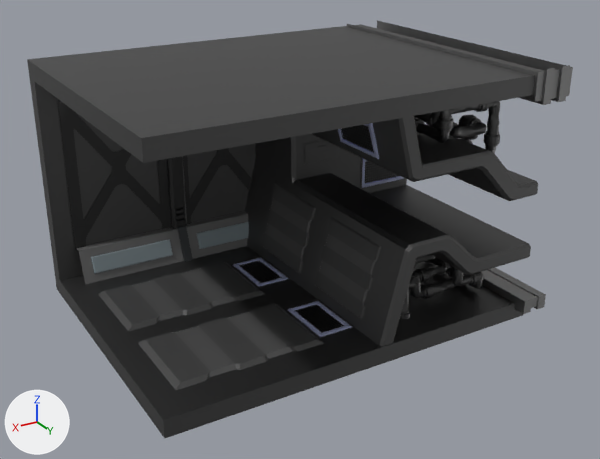
What one commit did to the FBX model Assets/Models/Models/Hallway_Segment_008.fbx.
Both versions are drawn from a camera (50 mm lens) standing at (21.6, 37.4, 22.3) and looking at (-0.5, 0.6, 3.9). The lights are fixed; the arrows at lower left show +X, +Y and +Z. Objects named as collision shapes, trigger or cutter boxes, shadow casters or lower levels of detail are left out. Where no turn or scale is listed for an object, it has been applied to the vertices.

In view in the first picture: 'Edge.002', 'Greable.002', 'Hallway Base.002', 'Panel.002', 'Panel.003', 'Transition.002', 'Tube Base', 'Tubes.009', 'Tubes.010', 'Tubes.011', 'Tubes.012', 'Vent.006', 'Vent.007', 'Vent.009', 'Vent.011', 'Wall Storage'.
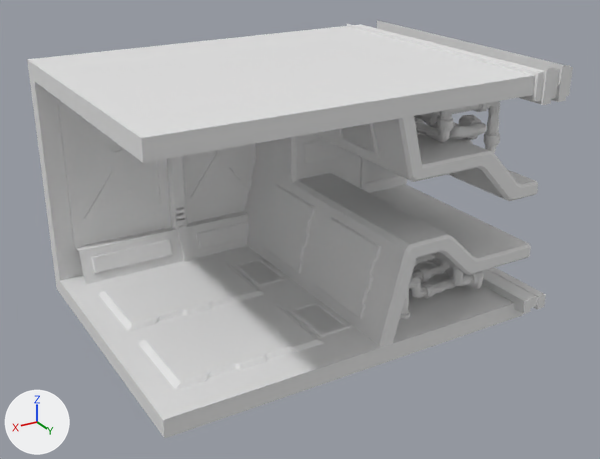
Changed parts and their boxes (x1, y1, x2, y2) in the pictures (600 x 459 px):
'Hallway Base.002', recoloured (grey to white)
    both: (27, 24, 544, 438)
'Tube Base', recoloured (black to grey)
    both: (245, 116, 538, 346)
'Panel.002', recoloured (black to grey)
    both: (98, 262, 324, 390)
'Greable.002', recoloured (black to grey)
    both: (57, 99, 252, 250)
'Panel.003', recoloured (black to grey)
    both: (261, 183, 381, 320)
'Edge.002', recoloured
    both: (60, 101, 249, 284)
'Transition.002', recoloured
    both: (347, 20, 573, 314)
'Tubes.009', recoloured (black to grey)
    both: (414, 101, 500, 153)
'Tubes.012', recoloured (black to grey)
    both: (409, 261, 465, 299)
'Vent.006', recoloured
    both: (288, 301, 352, 337)
'Tubes.010', recoloured (black to grey)
    both: (414, 111, 487, 140)
'Tubes.011', recoloured (black to grey)
    both: (400, 254, 483, 319)
'Wall Storage', recoloured (black to grey)
    both: (303, 139, 340, 165)
'Vent.009', recoloured (blue to grey)
    both: (338, 123, 379, 159)
'Vent.007', recoloured
    both: (233, 258, 288, 287)
'Vent.011', recoloured (blue to grey)
    both: (360, 158, 404, 188)

Diff of the bpy script that builds the scene:
```diff
--- a/Assets/Models/Models/Hallway_Segment_008.fbx.py
+++ b/Assets/Models/Models/Hallway_Segment_008.fbx.py
@@ me_cube_003 @@
 me_cube_003.from_pydata(...)  # 188 vertices, 186 faces; spans x -11.0..11.0, y -9.0..8.0, z -1.0..13.0
-me_cube_003.materials.append(mat_hallway)  # picture img_hallway_png
@@ me_cylinder_031 @@
 me_cylinder_031.from_pydata(...)  # 5600 vertices, 5150 faces; spans x -9.83..-2.31, y -0.14..5.51, z -0.07..4.79
-me_cylinder_031.materials.append(mat_hallway)  # picture img_hallway_png
@@ me_plane_011 @@
 me_plane_011.from_pydata(...)  # 80 vertices, 58 faces; spans x -963.0..-131.0, y -2.0..21.0, z -616.0..520.0
-me_plane_011.materials.append(mat_panel)  # picture img_panel_png
@@ me_cylinder_004 @@
 me_cylinder_004.from_pydata(...)  # 6720 vertices, 6180 faces; spans x -9.77..-5.56, y -8.66..6.28, z 7.82..11.71
-me_cylinder_004.materials.append(mat_hallway)  # picture img_hallway_png
@@ me_plane_012 @@
 me_plane_012.from_pydata(...)  # 80 vertices, 58 faces; spans x 101.0..231.0, y 47.0..469.0, z -616.0..520.0
-me_plane_012.materials.append(mat_panel)  # picture img_panel_png
@@ me_cube_028 @@
 me_cube_028.from_pydata(...)  # 786 vertices, 514 faces; spans x -9.9..9.9, y -9.7..-7.5, z 1.8..11.0
-me_cube_028.materials.append(mat_hallway)  # picture img_hallway_png
@@ me_cube @@
 me_cube.from_pydata(...)  # 156 vertices, 146 faces; spans x -11.0..-0.7, y -8.4..8.0, z -1.0..12.6
-me_cube.materials.append(mat_hallway)  # picture img_hallway_png
@@ me_cube_012 @@
 me_cube_012.from_pydata(...)  # 132 vertices, 116 faces; spans x -9.8..9.8, y -8.1..-6.3, z -0.7..12.7
-me_cube_012.materials.append(mat_edge)  # picture img_edge_texture_png
@@ me_cylinder_008 @@
 me_cylinder_008.from_pydata(...)  # 6720 vertices, 6180 faces; spans x -9.88..-3.21, y -7.91..6.16, z 8.64..11.52
-me_cylinder_008.materials.append(mat_hallway)  # picture img_hallway_png
@@ me_cube_023 @@
 me_cube_023.from_pydata(...)  # 136 vertices, 50 faces; spans x -0.8..1.2, y 2.13..5.52, z -0.18..0.09
-me_cube_023.materials.append(mat_panel)  # picture img_panel_png
@@ me_cylinder_010 @@
 me_cylinder_010.from_pydata(...)  # 3920 vertices, 3605 faces; spans x -9.77..-3.47, y 1.04..6.29, z -0.24..4.07
-me_cylinder_010.materials.append(mat_hallway)  # picture img_hallway_png
@@ me_cube_030 @@
 me_cube_030.from_pydata(...)  # 136 vertices, 50 faces; spans x -10.67..-7.28, y -3.4..-3.13, z 3.92..5.92
-me_cube_030.materials.append(mat_panel)  # picture img_panel_png
@@ me_cube_029 @@
 me_cube_029.from_pydata(...)  # 244 vertices, 231 faces; spans x -5.65..-3.05, y -3.67..-3.19, z 6.15..7.58
-me_cube_029.materials.append(mat_hallway)  # picture img_hallway_png
@@ me_cube_026 @@
 me_cube_026.from_pydata(...)  # 136 vertices, 50 faces; spans x -2.34..-1.55, y 2.13..5.52, z 9.22..11.21
-me_cube_026.materials.append(mat_panel)  # picture img_panel_png
@@ me_cube_024 @@
 me_cube_024.from_pydata(...)  # 136 vertices, 50 faces; spans x -0.8..1.2, y -4.6..-1.21, z -0.19..0.08
-me_cube_024.materials.append(mat_panel)  # picture img_panel_png
@@ me_cube_011 @@
 me_cube_011.from_pydata(...)  # 220 vertices, 191 faces; spans x -12.2..-9.8, y -8.8..8.7, z -0.6..13.4
-me_cube_011.materials.append(mat_transition)  # grey #8d8d8d
```
